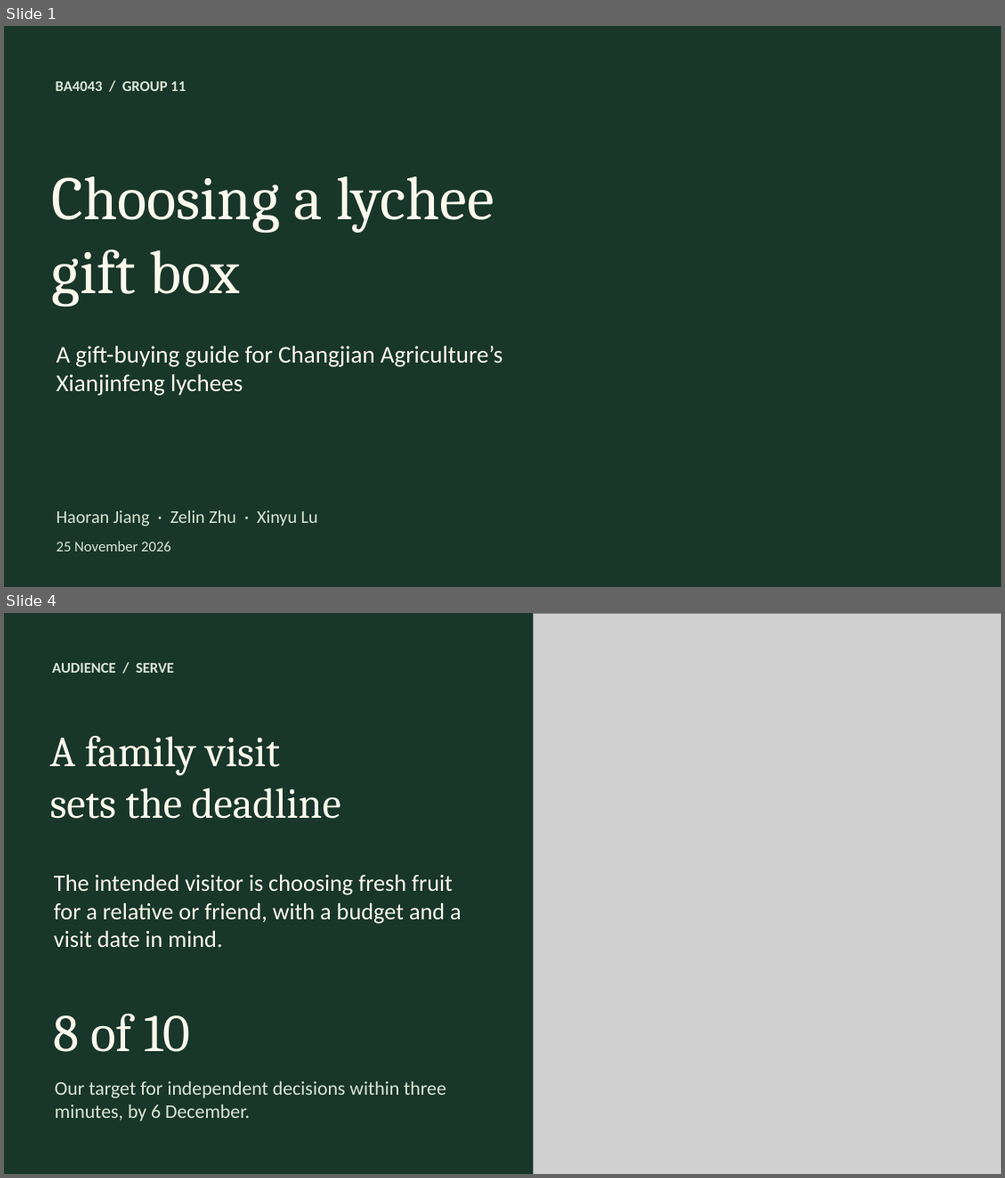
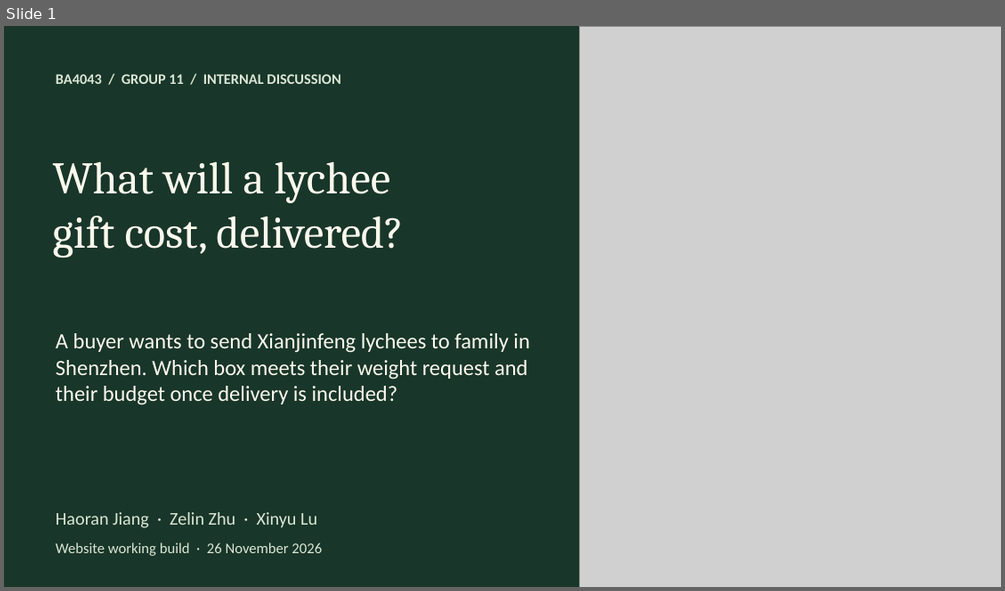
Before and after one commit to jiang4wqy/ba4043-changjian-lychee, a slide deck: 课堂展示.pptx. Shown one above the other, each under a label of ours: slides 1 and 4 before the commit, slide 1 after it; the slides between them are not shown. The pictures are 1005x1178 and 1005x591 pixels, drawn with LibreOffice and Linux fonts; fonts in the diff are those of the drawing; grey boxes stand for pictures; background and template pictures are left out. Boxes give left, top, right and bottom in pixels: in the first picture for what was removed or moved away, otherwise in the second. Text is boxed around its words. In the diff, an @@ line names an element or a change of style, - is before the commit and + after.

Commit message:
Sync delivered-price gift recommendations across the website and discussion slides

```diff
--- a/课堂展示.pptx
+++ b/课堂展示.pptx
@@ slide 4 removed at bbox=[4, 613, 1001, 1174], background #183629 @@
@@ picture removed at bbox=[533, 613, 1001, 1174] @@
@@ text removed at bbox=[52, 663, 174, 673] @@
-AUDIENCE / SERVE
@@ text removed at bbox=[50, 736, 341, 819] @@
-A family visit
-sets the deadline
@@ text removed at bbox=[54, 874, 461, 947] @@
-The intended visitor is choosing fresh fruit for a relative or friend, with a budget and a visit date in mind.
@@ text removed at bbox=[53, 1013, 190, 1052] @@
-8 of 10
@@ text removed at bbox=[55, 1081, 446, 1121] @@
-Our target for independent decisions within three minutes, by 6 December.
@@ slide 1 changed as well @@
@@ picture added at bbox=[580, 26, 1001, 587] @@
@@ text at bbox=[56, 74, 340, 84]: text changed; size 14.2 to 14 pt @@
-BA4043 / GROUP 11
+BA4043 / GROUP 11 / INTERNAL DISCUSSION
@@ text at bbox=[53, 161, 403, 257]: text changed; size 59.2 to 43.5 pt @@
-Choosing a lychee
-gift box
+What will a lychee
+gift cost, delivered?
@@ vertical alignment middle to top in 5 elements at bbox=[56, 512, 317, 528], bbox=[56, 74, 340, 84], bbox=[53, 161, 403, 257], bbox=[56, 542, 322, 556], bbox=[56, 333, 530, 405] @@
@@ text at bbox=[56, 333, 530, 405]: text changed; size 23.2 to 21 pt @@
-A gift-buying guide for Changjian Agriculture’s Xianjinfeng lychees
+A buyer wants to send Xianjinfeng lychees to family in Shenzhen. Which box meets their weight request and their budget once delivery is included?
@@ text at bbox=[56, 542, 322, 556]: text changed @@
-25 November 2026
+Website working build · 26 November 2026
```
Also in this commit, not shown: 4 other slides changed, 7 slides added, 4 other slides removed, 15 other files.
